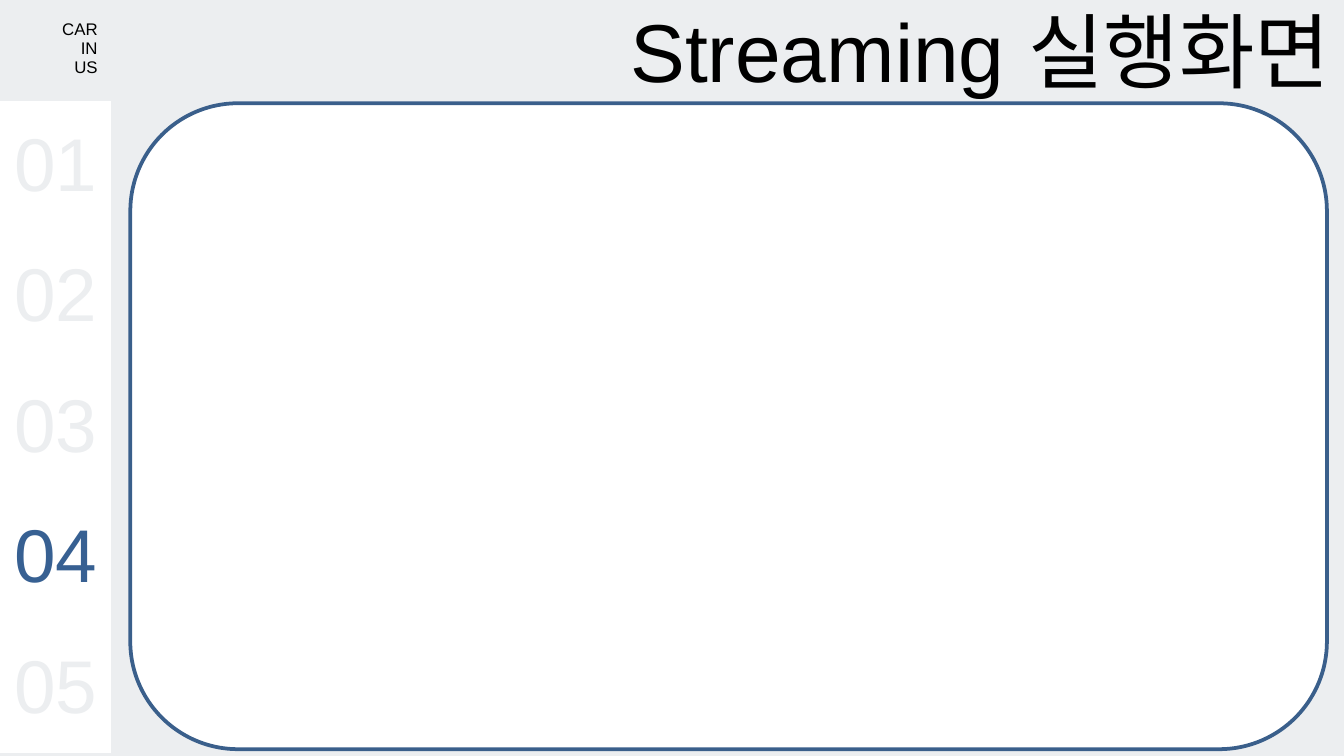
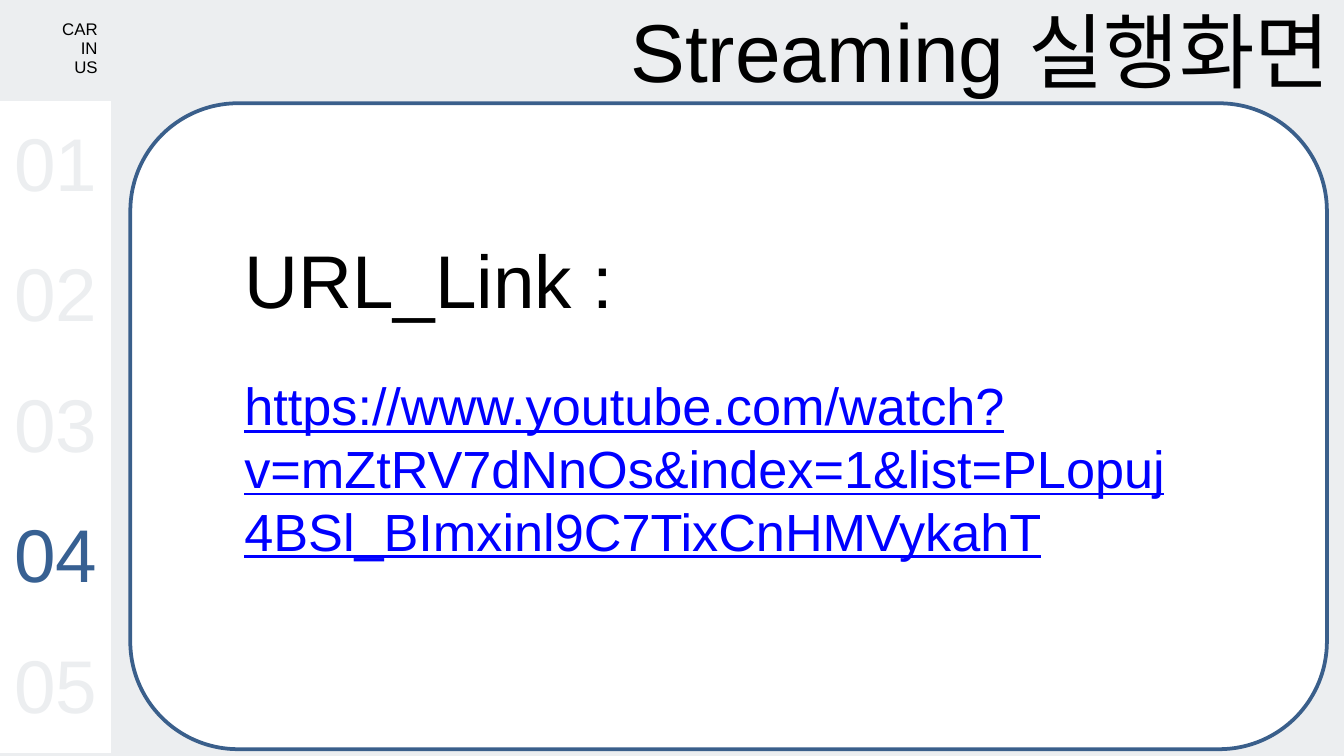
Before and after one commit to hanmolee/IoT_Car-Final_Project, a slide deck: slide 17 of DOCUMENTS/Car_In_Us.pptx. Drawn at 1344x756 pixels with LibreOffice and Linux fonts; fonts in the diff are those of the drawing. Boxes give left, top, right and bottom in pixels: in the first picture for what was removed or moved away, otherwise in the second. Text is boxed around its words. In the diff, an @@ line names an element or a change of style, - is before the commit and + after.

Commit message:
Presentation slide

```diff
--- a/DOCUMENTS/Car_In_Us.pptx
+++ b/DOCUMENTS/Car_In_Us.pptx
@@ text added at (244,254,572,322), 40 pt, text #000000 @@
+URL_Link :
@@ text added at (244,387,1164,561), 28 pt, text #0000FF, underline @@
+https://www.youtube.com/watch?v=mZtRV7dNnOs&index=1&list=PLopuj4BSl_BImxinl9C7TixCnHMVykahT
```
Also in this commit, not shown: 1 other slide changed.
